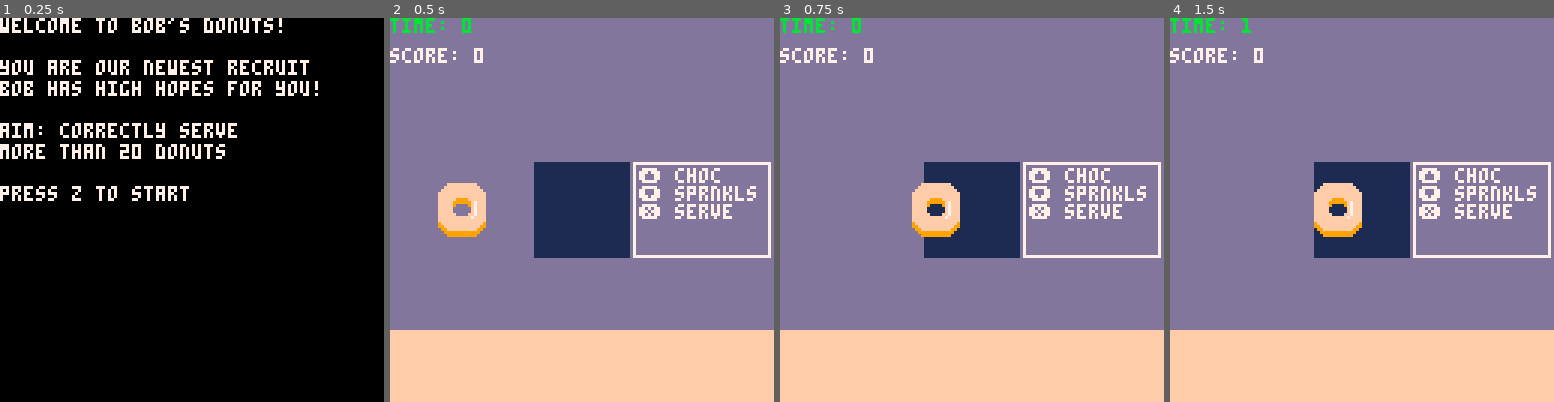
Above: before the commit, frames 1-4 (left to right).
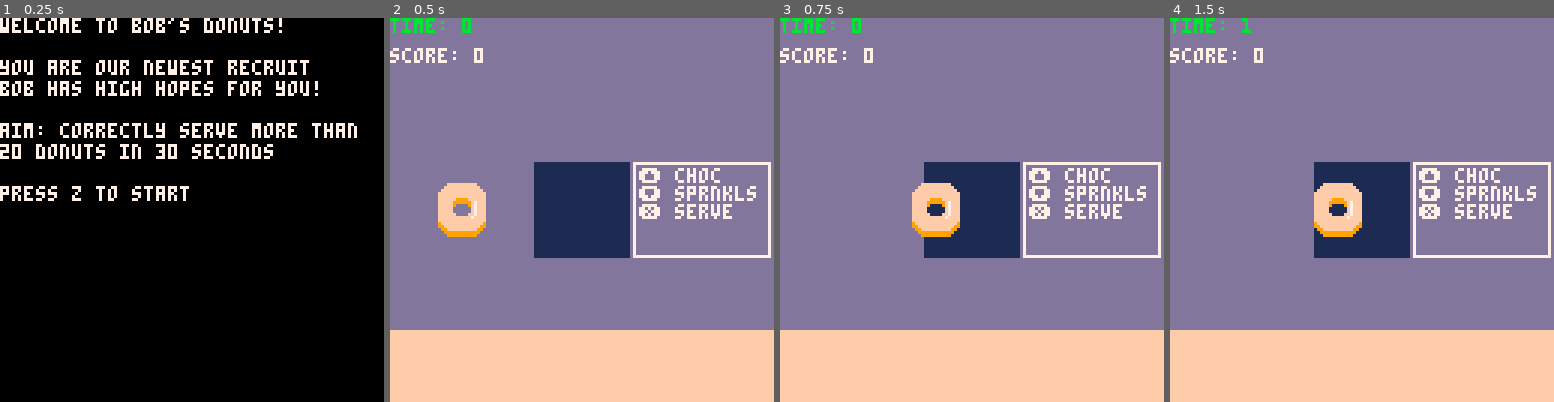
Above: after the commit, the same moments.

Repository: shen-sat/cook
Game: PICO-8 cartridge cook.p8
Same seed, same stepped clock (60 frames per second), same inputs: the game is played once before the commit and once after it.
Inputs:
- Up to frame 1 (0.25 s): no input
- Up to frame 2 (0.5 s): tap O (Z key) at 0.33 s
- Up to frame 3 (0.75 s): tap O (Z key) at 0.7 s
- Up to frame 4 (1.5 s): tap X (X key) at 1.07 s; tap O (Z key) at 1.43 s

The runs differ from the first frame. In frame 1, 1.4% of the frame differs, in the area x 0-93%, y 27-37%; in frame 2, nothing differs; in frame 3, nothing differs; in frame 4, nothing differs.

Commit message:
Amend intro text

Diff:
--- a/cook.p8
+++ b/cook.p8
@@ -28,8 +28,8 @@
  print("welcome to bob's donuts!",0,0,7)
  print("you are our newest recruit",0,14,7)
  print("bob has high hopes for you!",0,21,7)
- print("aim: correctly serve",0,35,7)
- print("more than 20 donuts",0,42,7)
+ print("aim: correctly serve more than",0,35,7)
+ print("20 donuts in 30 seconds",0,42,7)
  print("press z to start",0,56,7)
 end
 
